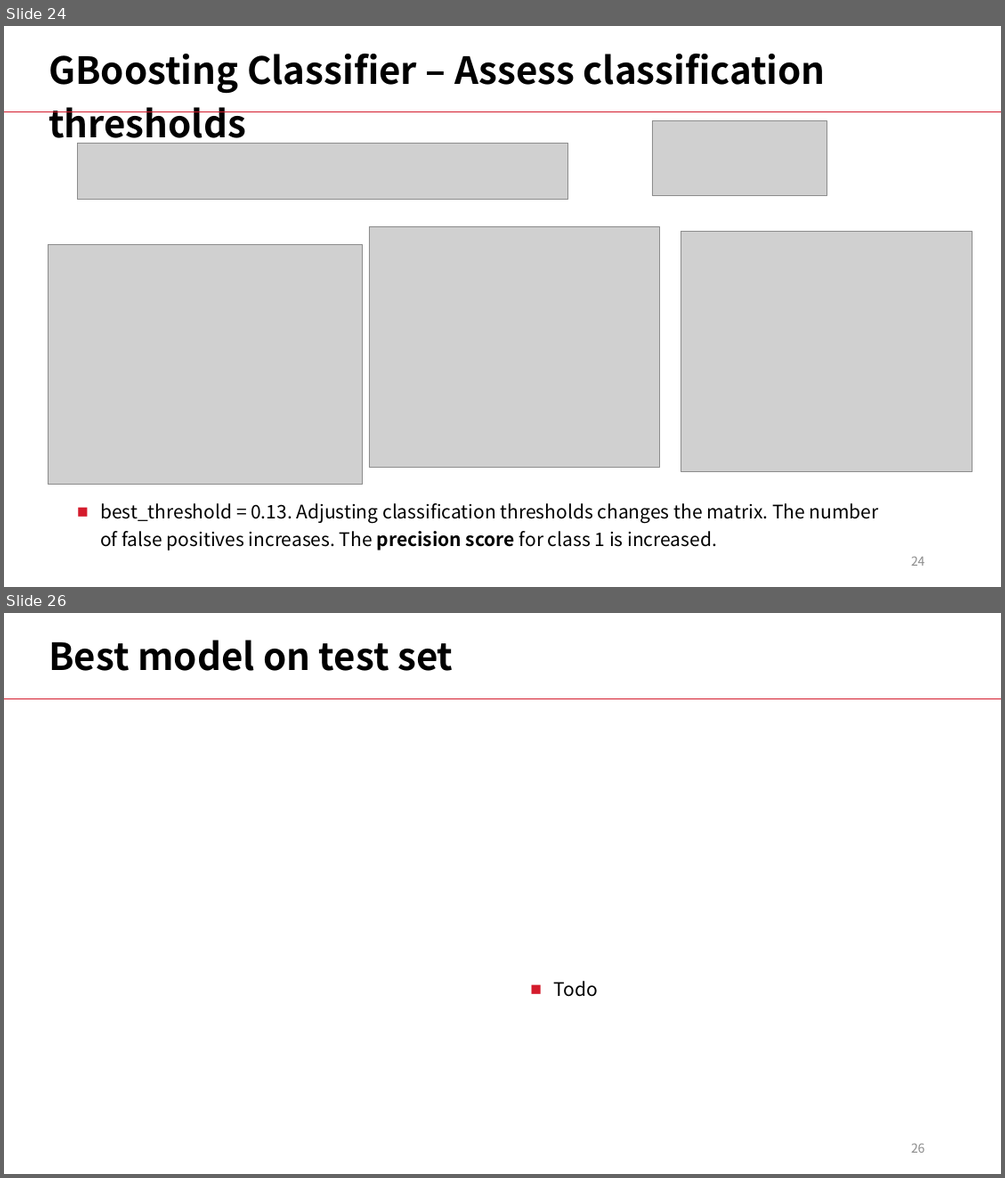
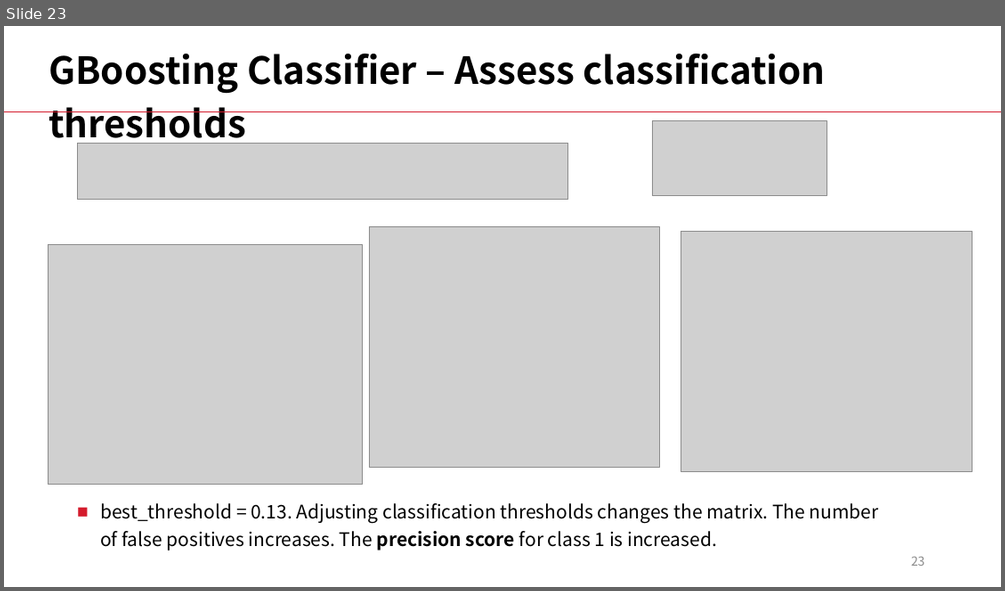
Before and after one commit to LiyangSong/Advertisement-CTR-Prediction, a slide deck: submissions/phase3/stepvi.pptx. Shown one above the other, each under a label of ours: slides 24 and 26 before the commit, slide 23 after it; the slides between them are not shown. The pictures are 1005x1178 and 1005x591 pixels, drawn with LibreOffice and Linux fonts; fonts in the diff are those of the drawing; grey boxes stand for pictures. Boxes give left, top, right and bottom in pixels: in the first picture for what was removed or moved away, otherwise in the second. Text is boxed around its words. In the diff, an @@ line names an element or a change of style, - is before the commit and + after.

```diff
--- a/submissions/phase3/stepvi.pptx
+++ b/submissions/phase3/stepvi.pptx
@@ slide 26 removed at (x1=4, y1=613, x2=1001, y2=1174), background #FFFFFF @@
@@ text removed at (x1=48, y1=640, x2=453, y2=671) @@
-  Best model on test set
@@ rectangle removed at (x1=4, y1=698, x2=1001, y2=699) @@
@@ text removed at (x1=554, y1=981, x2=598, y2=997) @@
-■ Todo
@@ page number removed at (x1=911, y1=1143, x2=925, y2=1152) @@
-26
@@ what was slide 24 is now slide 23 @@
@@ page number at (x1=911, y1=556, x2=925, y2=565): text changed @@
-24
+23
```
Also in this commit, not shown: 1 slide changed, 2 other slides removed, 1 other file.
